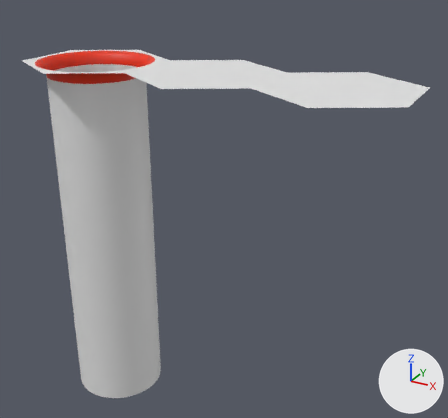
Two versions of the Blender file Assets/Art/Model/2025 models.blend, one commit apart.
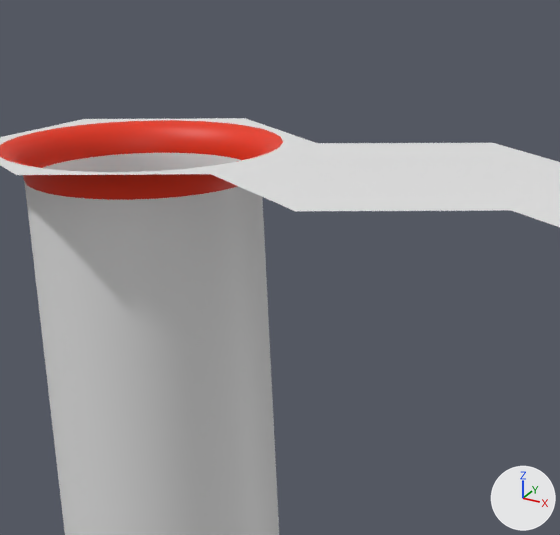
There are two pictures of each version: one whole from a camera (50 mm lens) standing at (3.25, -3.83, 0.89) and looking at (0.8, 0.63, -1.34), one close up on the part from 8% to 61% of the width and 0% to 54% of the height. The axes (+X, +Y, +Z) are drawn at lower right. The lights are the same throughout. The older version's two pictures come first.

Script lines for the objects in view, before the commit:
```python
me_circle_001 = bpy.data.meshes.new('Circle.001')
me_circle_001.from_pydata([(0.0, 0.577, 0.0), (-0.5, 0.289, 0.0), (-0.5, -0.289, 0.0), (0.0, -0.577, 0.0), (0.5, -0.289, 0.0), (0.5, 0.289, 0.0)], [], [(1, 2, 3, 4, 5, 0)])
me_circle_002 = bpy.data.meshes.new('Circle.002')
me_circle_002.from_pydata(...)  # a 6-sided cone pointing to -z spanning x -0.5..0.5, y -0.577..0.577, z -0.11..0.0
me_cylinder = bpy.data.meshes.new('Cylinder')
me_cylinder.from_pydata(...)  # 263 vertices, 256 faces; spans x -0.5..0.5, y -0.58..0.58, z -3.0..0.0
me_cylinder.polygons.foreach_set('use_smooth', [True] * 256)
# faces by material slot: [128, 128]
me_cylinder.materials.append(mat_ground)  # white #e7e7e7
me_cylinder.materials.append(mat_circle)  # red #e72e00
ob_hex = bpy.data.objects.new('Hex', me_circle_001)
ob_hex.location = (1.0, 0.0, 0.0)
ob_hex_col = bpy.data.objects.new('Hex.Col', me_circle_002)
ob_hex_col.location = (2.0, 0.0, 0.0)
ob_hole = bpy.data.objects.new('Hole', me_cylinder)
ob_hole.location = (0.0, 0.0, 0.0)
```
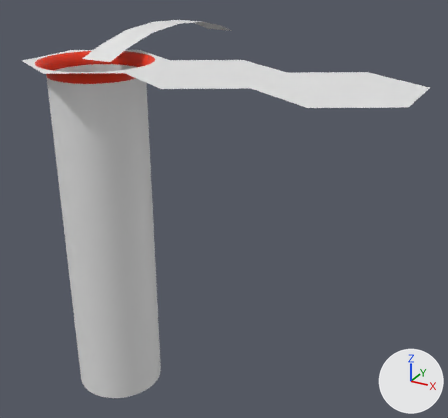
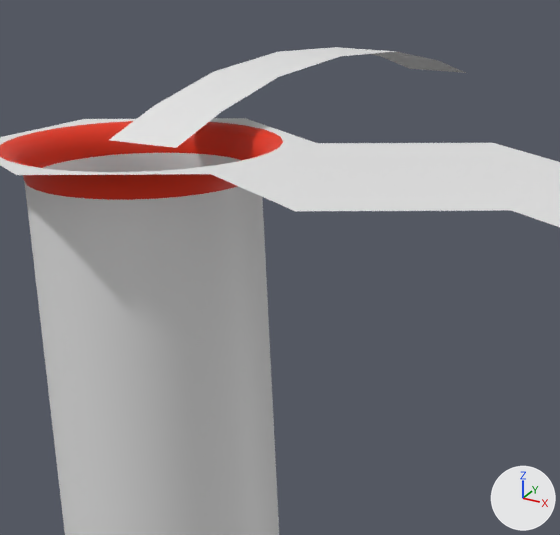
Edits to the scene script, one JSON object a line:
```json
{"op": "add", "block": "me_plane", "code": ["me_plane = bpy.data.meshes.new('Plane')", "me_plane.from_pydata([(0.14, 0.0, 0.0), (-0.14, 0.0, 0.0), (0.14, 2.0, 0.0), (-0.14, 2.0, 0.0), (0.14, 0.25, 0.08), (0.14, 1.75, 0.08), (0.14, 0.59, 0.15), (0.14, 1.0, 0.18), (0.14, 1.41, 0.15), (-0.14, 1.75, 0.08), (-0.14, 0.25, 0.08), (-0.14, 1.41, 0.15), (-0.14, 1.0, 0.18), (-0.14, 0.59, 0.15)], [], [(9, 11, 8, 5), (11, 12, 7, 8), (12, 13, 6, 7), (13, 10, 4, 6), (0, 4, 10, 1), (5, 2, 3, 9)])", "me_plane.polygons.foreach_set('use_smooth', [True] * 6)"]}
{"op": "add", "block": "ob_trajectory", "code": ["ob_trajectory = bpy.data.objects.new('Trajectory', me_plane)", "ob_trajectory.location = (0.0, 0.0, 0.0)"]}
```

What differs and where, as boxes [x1, y1, x2, y2] in the close-ups (560 x 535 px):
```json
{"object": "Trajectory", "change": "added", "after": [109, 47, 466, 148]}
```
